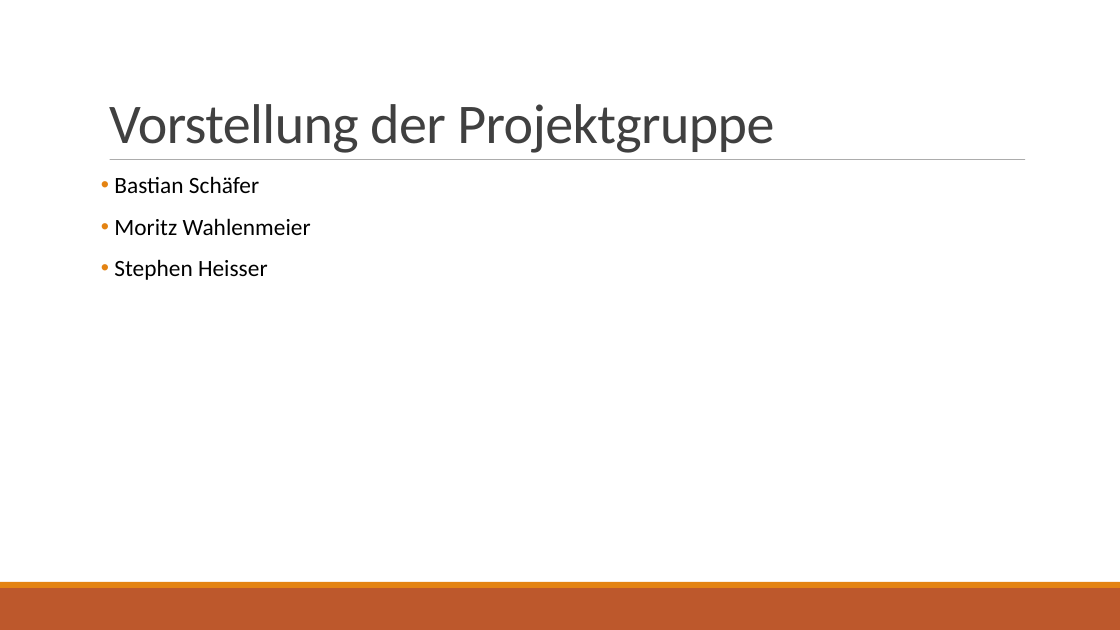
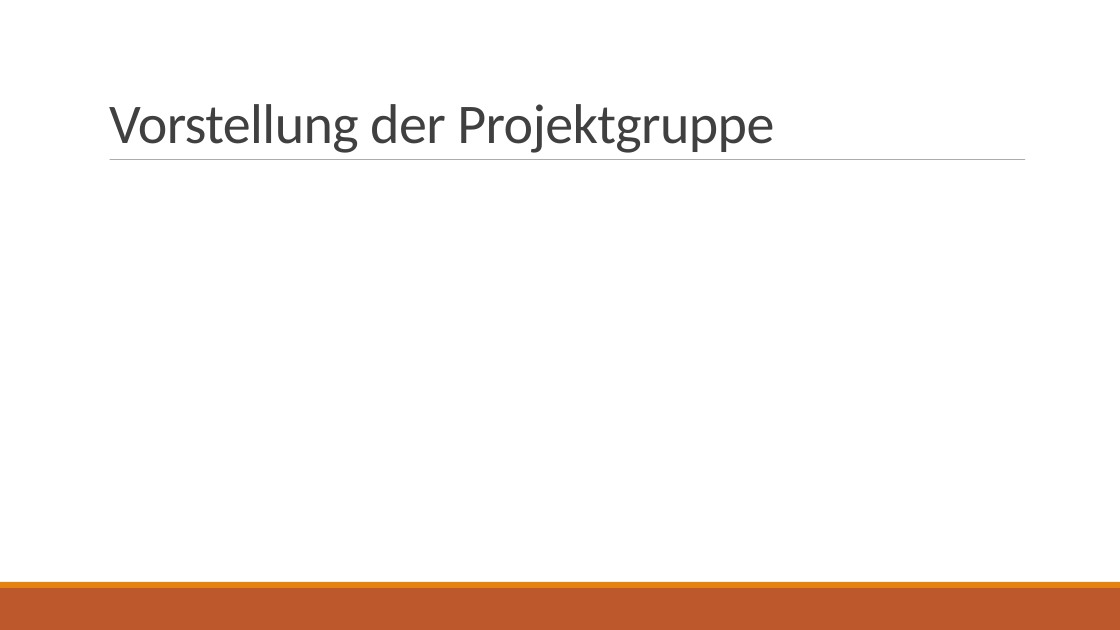
Before and after one commit to M4r3thyu/Error_NameNotFound, a slide deck: slide 3 of Praesentation.pptx. Drawn at 1120x630 pixels with LibreOffice and Linux fonts; fonts in the diff are those of the drawing. Boxes give left, top, right and bottom in pixels: in the first picture for what was removed or moved away, otherwise in the second. Text is boxed around its words. In the diff, an @@ line names an element or a change of style, - is before the commit and + after.

```diff
--- a/Praesentation.pptx
+++ b/Praesentation.pptx
@@ text removed at (114,176,311,280) @@
-• Bastian Schäfer
-• Moritz Wahlenmeier
-• Stephen Heisser
```
Also in this commit, not shown: 2 other slides changed.
